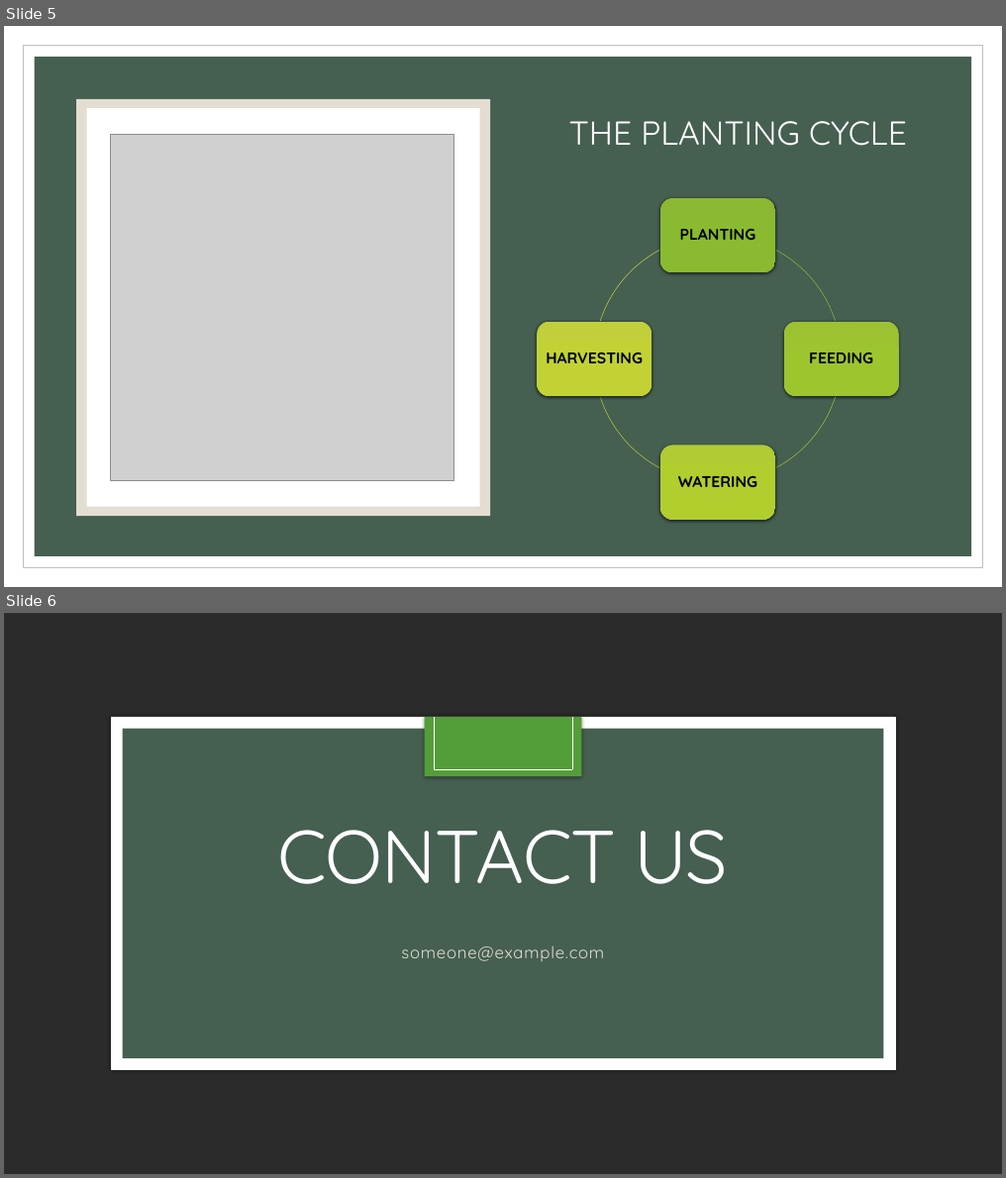
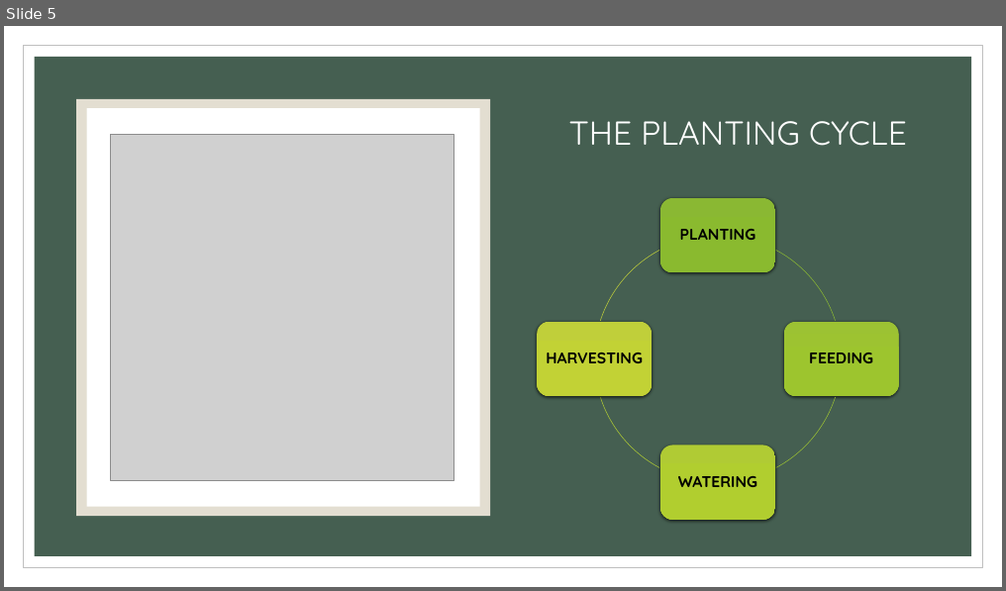
Before and after one commit to Hindavi-1/farming-advisor, a slide deck: Farming_advisor.pptx. Shown one above the other, each under a label of ours: slides 5 and 6 before the commit, slide 5 after it. The pictures are 1006x1178 and 1006x591 pixels, drawn with LibreOffice and Linux fonts; fonts in the diff are those of the drawing; grey boxes stand for pictures; background and template pictures are left out; a plain dark background stands for a picture behind light text. Boxes give left, top, right and bottom in pixels: in the first picture for what was removed or moved away, otherwise in the second. Text is boxed around its words. In the diff, an @@ line names an element or a change of style, - is before the commit and + after.

```diff
--- a/Farming_advisor.pptx
+++ b/Farming_advisor.pptx
@@ slide 6 removed at (x1=4, y1=613, x2=1002, y2=1174), background picture (left out) @@
@@ rectangle removed at (x1=111, y1=717, x2=895, y2=1069) @@
@@ rectangle removed at (x1=122, y1=728, x2=884, y2=1059) @@
@@ line removed from (425, 717) to (425, 769) @@
@@ rectangle removed at (x1=425, y1=717, x2=582, y2=777) @@
@@ line removed from (434, 717) to (434, 769) @@
@@ rectangle removed at (x1=447, y1=717, x2=582, y2=777) @@
@@ line removed from (535, 717) to (535, 769) @@
@@ line removed from (572, 717) to (572, 769) @@
@@ line removed from (434, 769) to (572, 769) @@
@@ title removed at (x1=278, y1=830, x2=729, y2=884) @@
-CONTACT US
@@ text removed at (x1=401, y1=947, x2=604, y2=961) @@
-someone@example.com
```
Also in this commit, not shown: 1 slide changed, 1 slide added, 2 other files.
